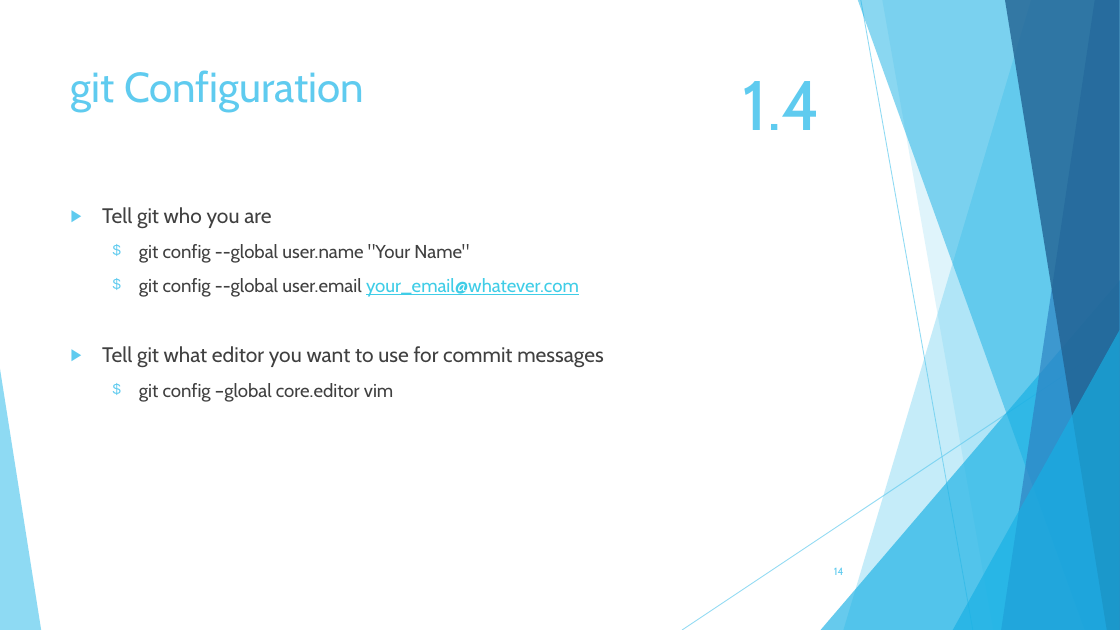
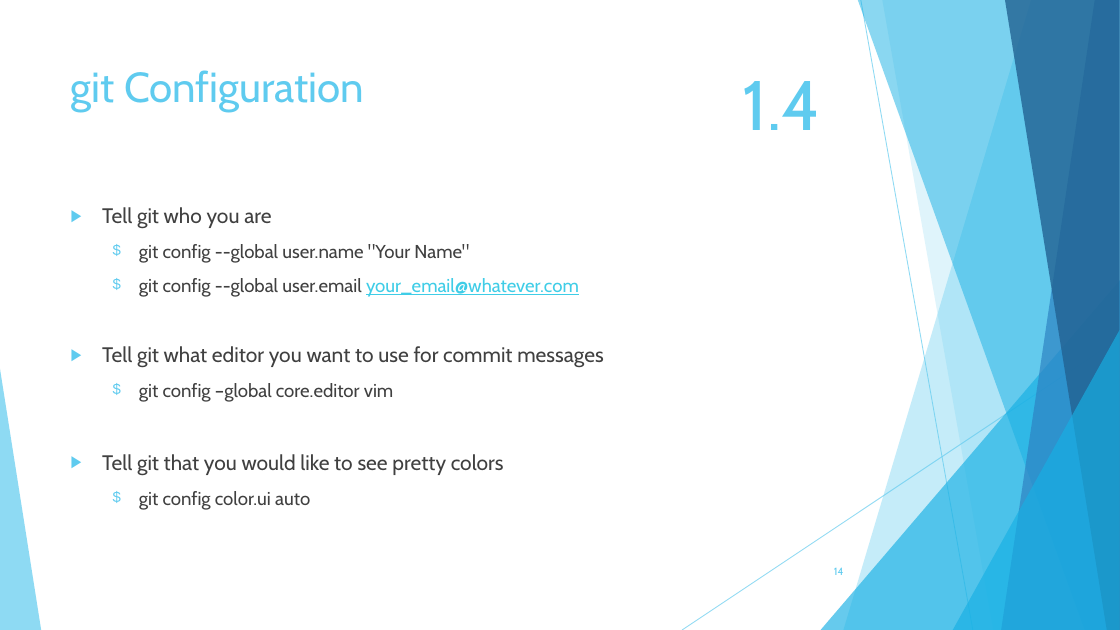
Before and after one commit to TechplexEngineer/GitCheatSheet, a slide deck: slide 14 of ppt/Getting started with GIT.pptx. Drawn at 1120x630 pixels with LibreOffice and Linux fonts; fonts in the diff are those of the drawing. Boxes give left, top, right and bottom in pixels: in the first picture for what was removed or moved away, otherwise in the second. Text is boxed around its words. In the diff, an @@ line names an element or a change of style, - is before the commit and + after.

```diff
--- a/ppt/Getting started with GIT.pptx
+++ b/ppt/Getting started with GIT.pptx
@@ text at (x1=102, y1=454, x2=504, y2=510): paragraphs added @@
+▶ Tell git that you would like to see pretty colors
+  $ git config color.ui auto
```
Also in this commit, not shown: 19 other slides changed, 6 slides added, 3 slides removed, 21 other files.
